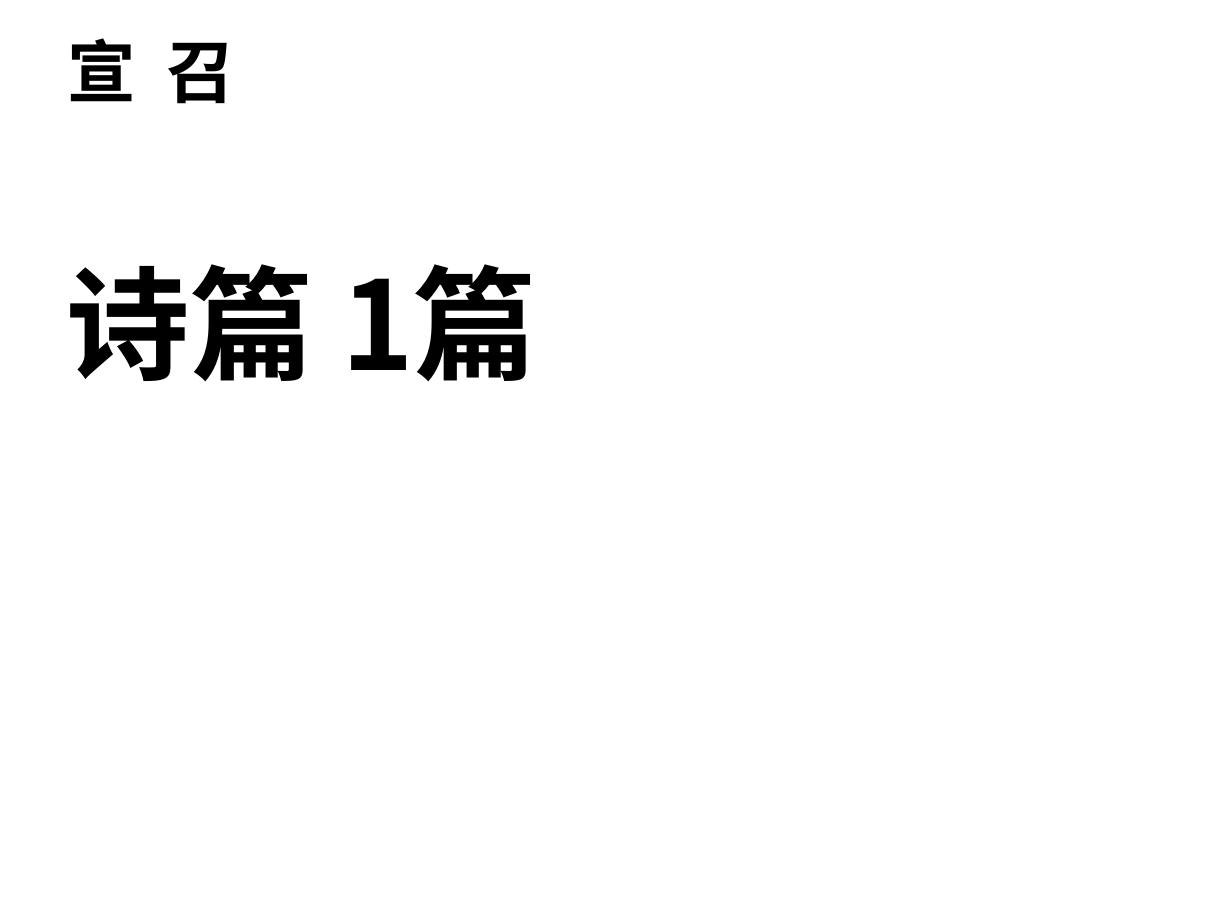
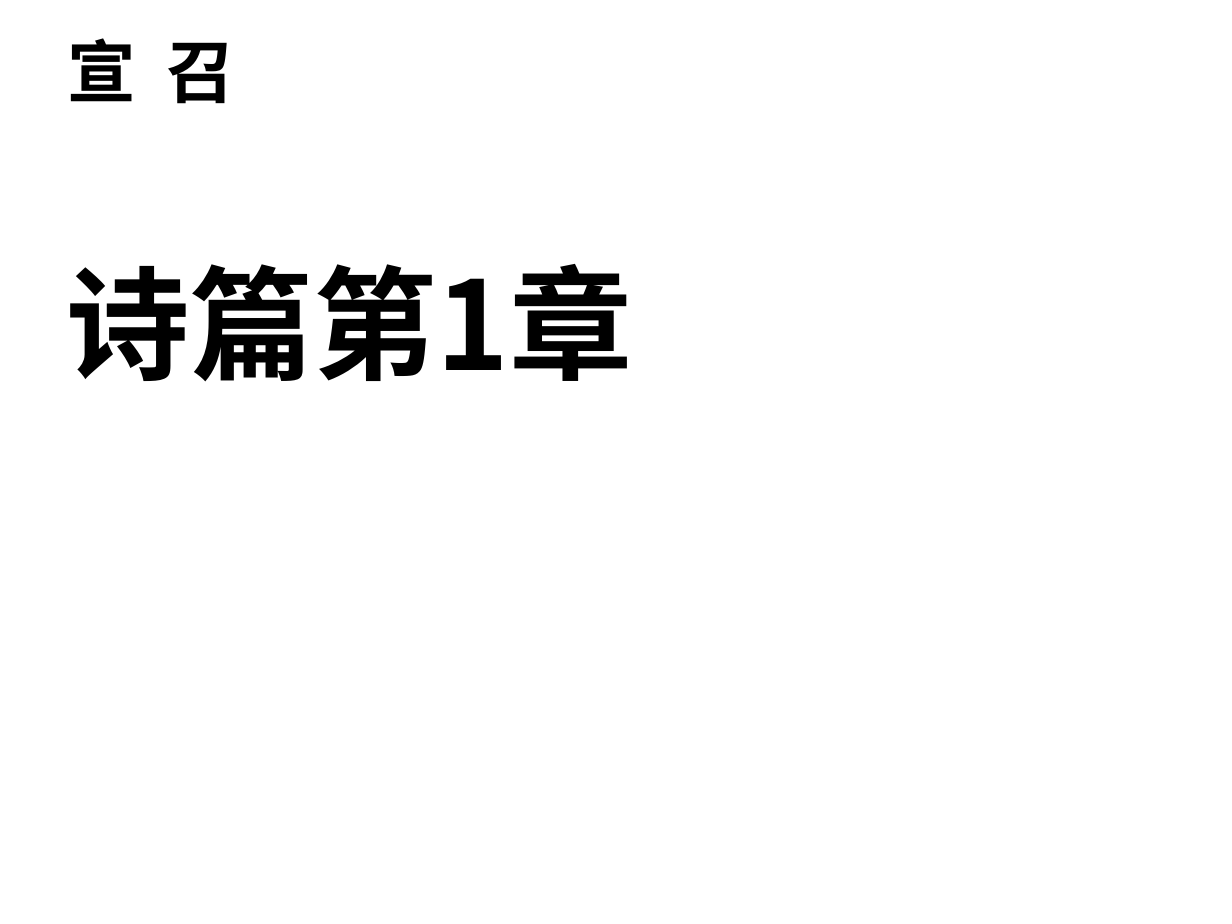
Before and after one commit to jackey-qiu/pyworship, a slide deck: slide 20 of 2023-08-16.pptx. Drawn at 1232x924 pixels with LibreOffice and Linux fonts; fonts in the diff are those of the drawing; background and template pictures are left out. Boxes give left, top, right and bottom in pixels: in the first picture for what was removed or moved away, otherwise in the second. Text is boxed around its words. In the diff, an @@ line names an element or a change of style, - is before the commit and + after.

```diff
--- a/2023-08-16.pptx
+++ b/2023-08-16.pptx
@@ text at (67, 264, 633, 382): text changed @@
-诗篇 1篇
+诗篇第1章
```
Also in this commit, not shown: 8 other slides changed, 4 other files.
